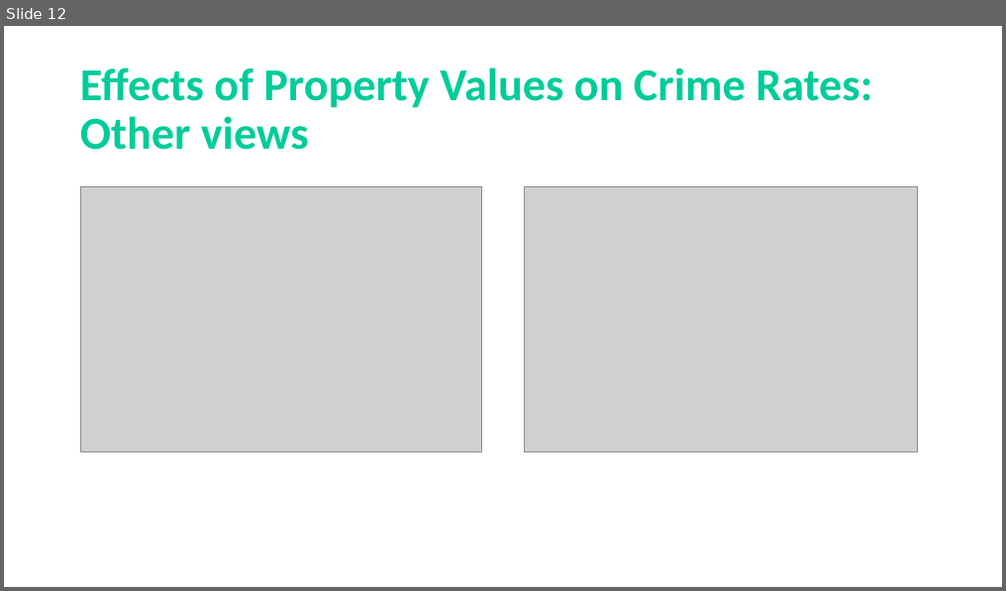
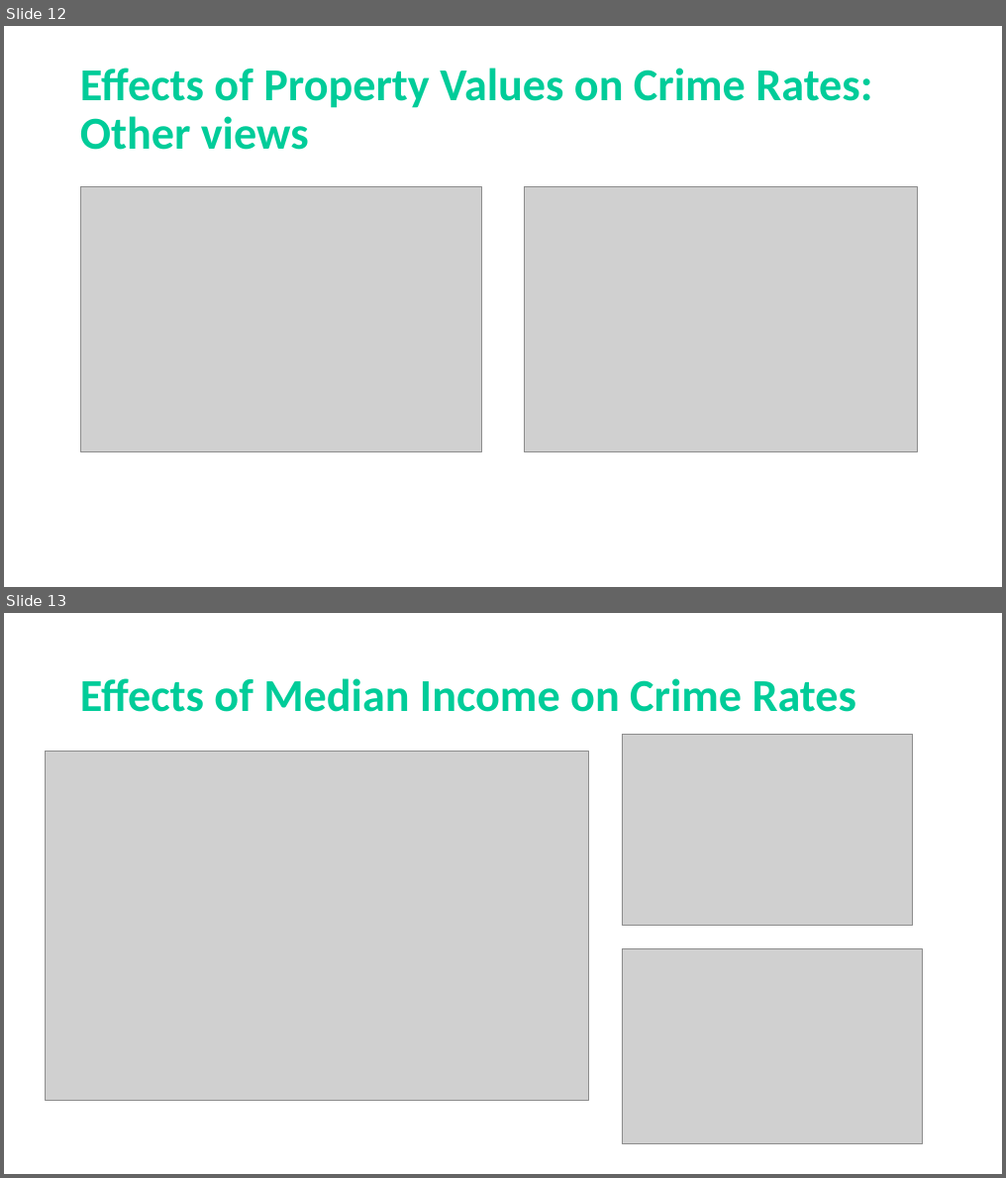
Before and after one commit to frederikdebruyker/Los-Angeles-Crime-Statistics, a slide deck: Presentation Project1 - Los Angeles Crime Statistics.pptx. Shown one above the other, each under a label of ours: slide 12 before the commit, slides 12 and 13 after it. The pictures are 1006x591 and 1006x1178 pixels, drawn with LibreOffice and Linux fonts; fonts in the diff are those of the drawing; grey boxes stand for pictures. Boxes give left, top, right and bottom in pixels: in the first picture for what was removed or moved away, otherwise in the second. Text is boxed around its words. In the diff, an @@ line names an element or a change of style, - is before the commit and + after.

Commit message:
added income slide to presentation

```diff
--- a/Presentation Project1 - Los Angeles Crime Statistics.pptx
+++ b/Presentation Project1 - Los Angeles Crime Statistics.pptx
@@ slide 13 added at (4, 613, 1002, 1174), background #FFFFFF @@
@@ title added at (80, 678, 856, 712), 44 pt, text #00CC99, bold @@
+Effects of Median Income on Crime Rates
@@ picture added at (46, 752, 589, 1100) @@
@@ picture added at (622, 735, 912, 926) @@
@@ picture added at (622, 950, 923, 1145) @@
```
